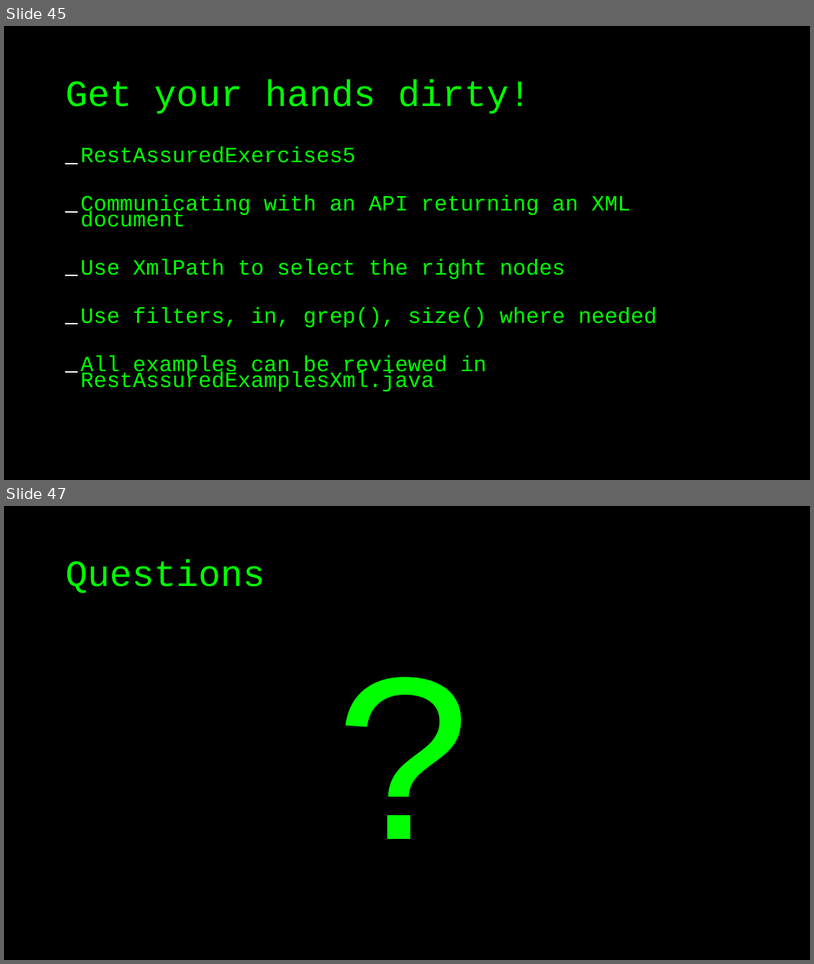
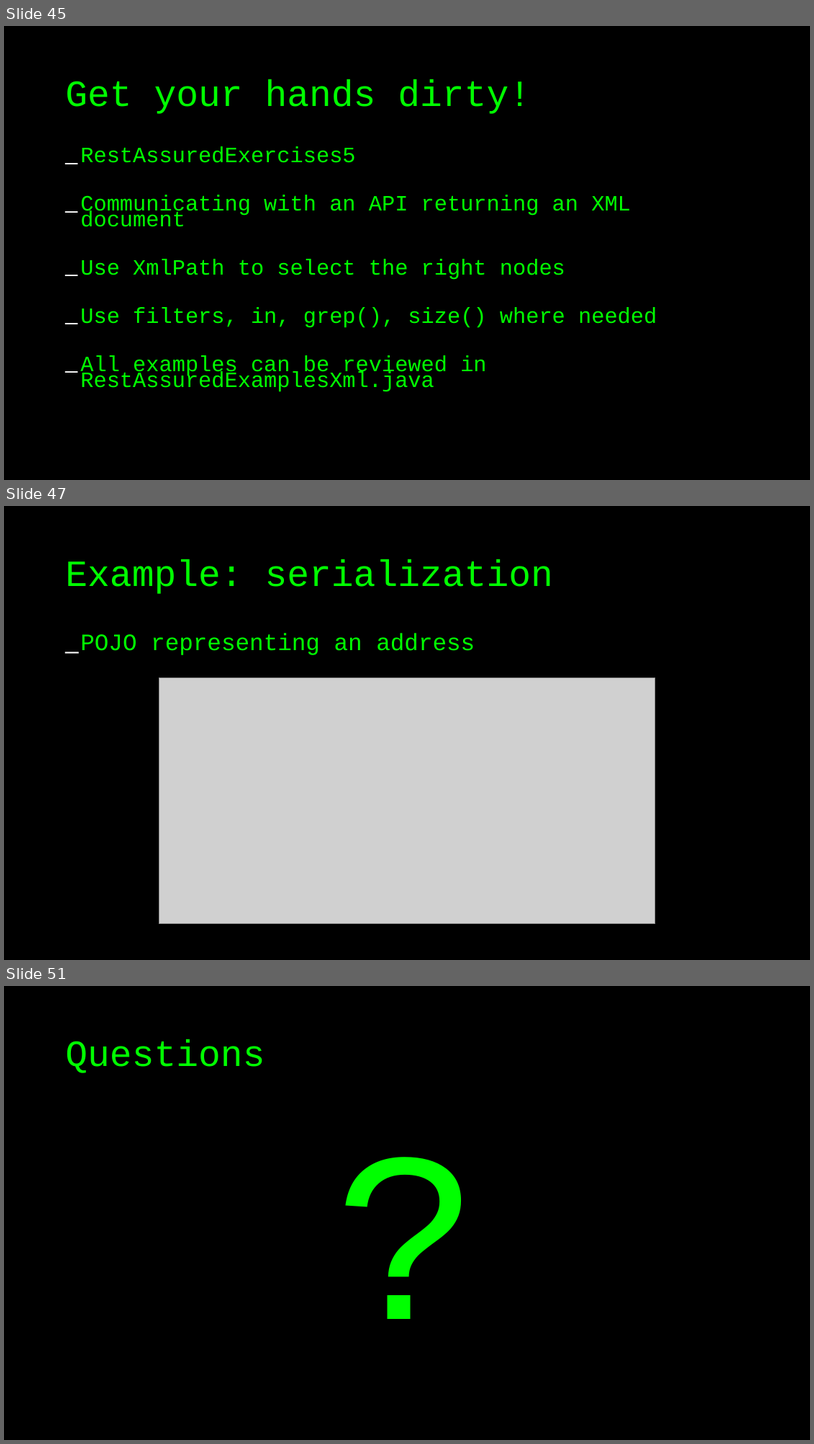
Before and after one commit to basdijkstra/rest-assured-workshop, a slide deck: RestAssuredWorkshop.odp. Shown one above the other, each under a label of ours: slides 45 and 47 before the commit, slides 45, 47 and 51 after it; the slides between them are not shown. The pictures are 814x964 and 814x1444 pixels, drawn with LibreOffice and Linux fonts; fonts in the diff are those of the drawing; grey boxes stand for pictures. Boxes give left, top, right and bottom in pixels: in the first picture for what was removed or moved away, otherwise in the second. Text is boxed around its words. In the diff, an @@ line names an element or a change of style, - is before the commit and + after.

Commit message:
Added examples and slides for last section

```diff
--- a/RestAssuredWorkshop.odp
+++ b/RestAssuredWorkshop.odp
@@ slide 47 added at (x1=4, y1=506, x2=810, y2=960), background #000000 @@
@@ title added at (x1=65, y1=559, x2=553, y2=594), 44 pt, text #00FF00 @@
+Example: serialization
@@ text added at (x1=80, y1=633, x2=475, y2=655), 28 pt, text #00FF00 @@
+_ POJO representing an address
@@ picture added at (x1=159, y1=678, x2=656, y2=924) @@
@@ what was slide 47 is now slide 51 @@
```
Also in this commit, not shown: 4 other slides added, 1 slide removed, 6 other files.
